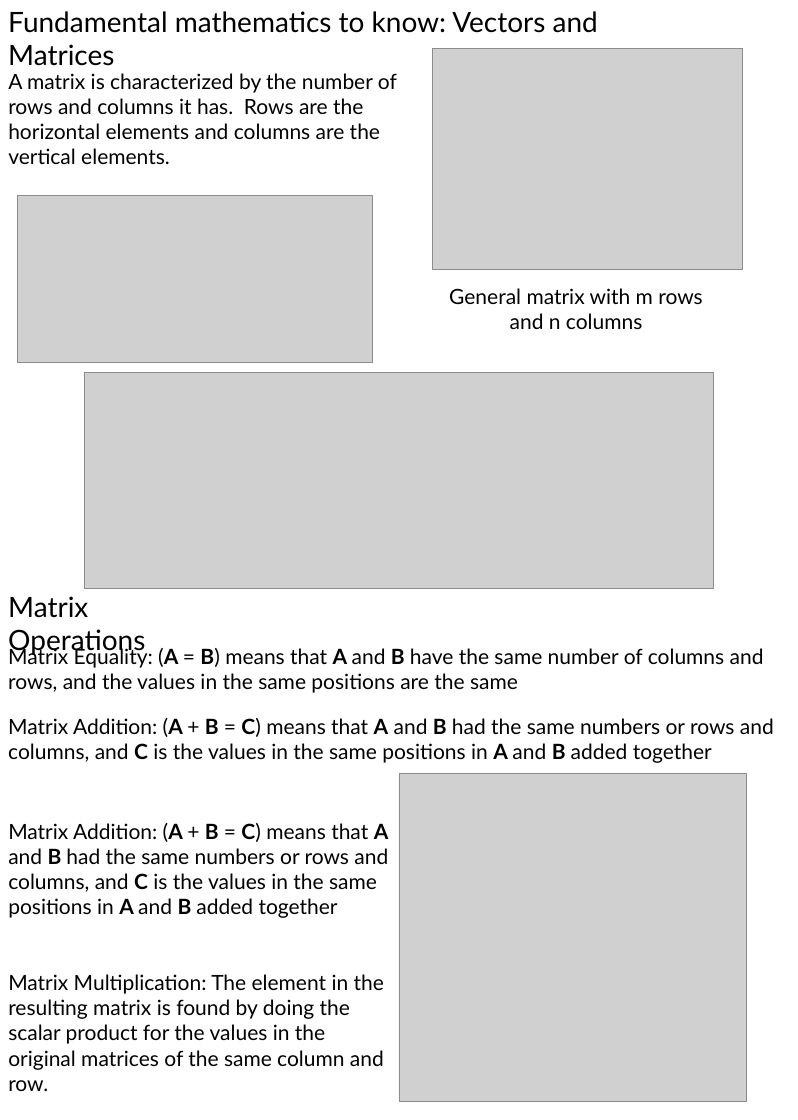
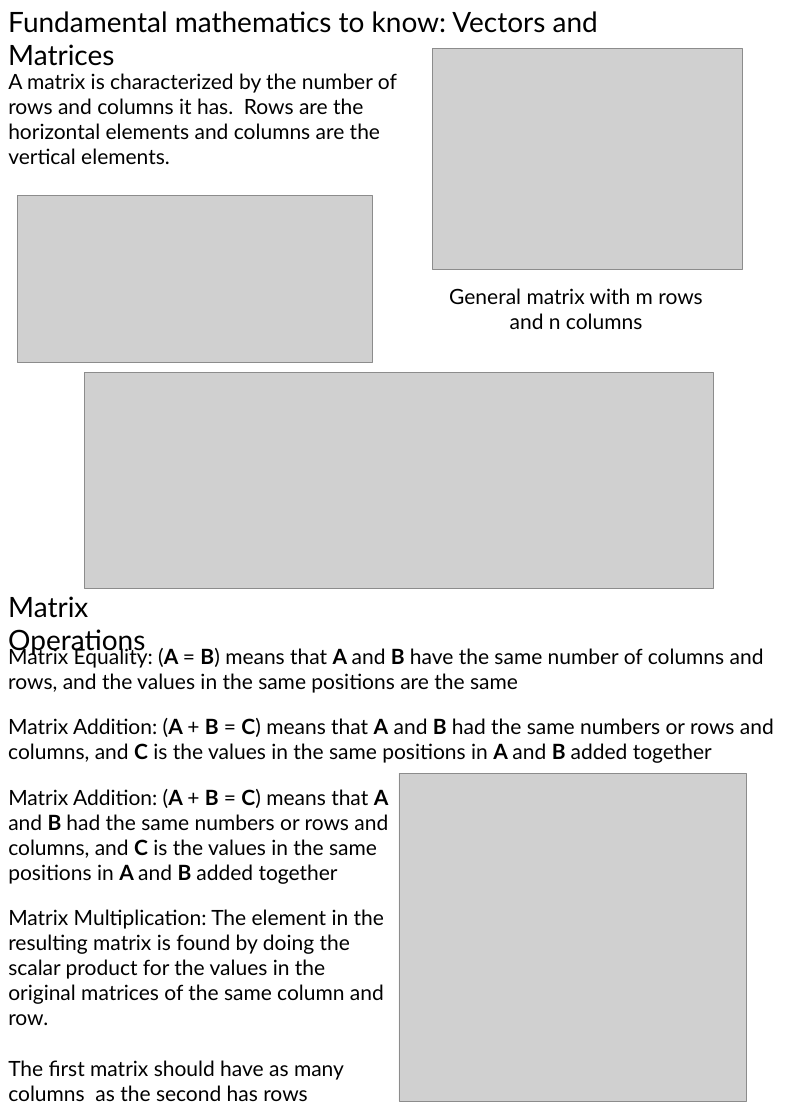
Before and after one commit to 1980s-Space-Guy/Fall24Classes, a slide deck: slide 5 of NumericalAnalysis.pptx. Drawn at 798x1120 pixels with LibreOffice and Linux fonts; fonts in the diff are those of the drawing; grey boxes stand for pictures. Boxes give left, top, right and bottom in pixels: in the first picture for what was removed or moved away, otherwise in the second. Text is boxed around its words. In the diff, an @@ line names an element or a change of style, - is before the commit and + after.

```diff
--- a/NumericalAnalysis.pptx
+++ b/NumericalAnalysis.pptx
@@ text "Matrix Addition: (A + B ..." moved from (x1=8, y1=823, x2=389, y2=918) to (x1=8, y1=789, x2=389, y2=884) @@
@@ text "Matrix Multiplication: The element in ..." moved from (x1=8, y1=974, x2=384, y2=1091) to (x1=8, y1=909, x2=384, y2=1101) @@
@@ text at (x1=8, y1=1060, x2=344, y2=1101): paragraph added @@
+The first matrix should have as many columns as the second has rows
```
Also in this commit, not shown: 1 other slide changed, 3 slides added, 3 other files.
